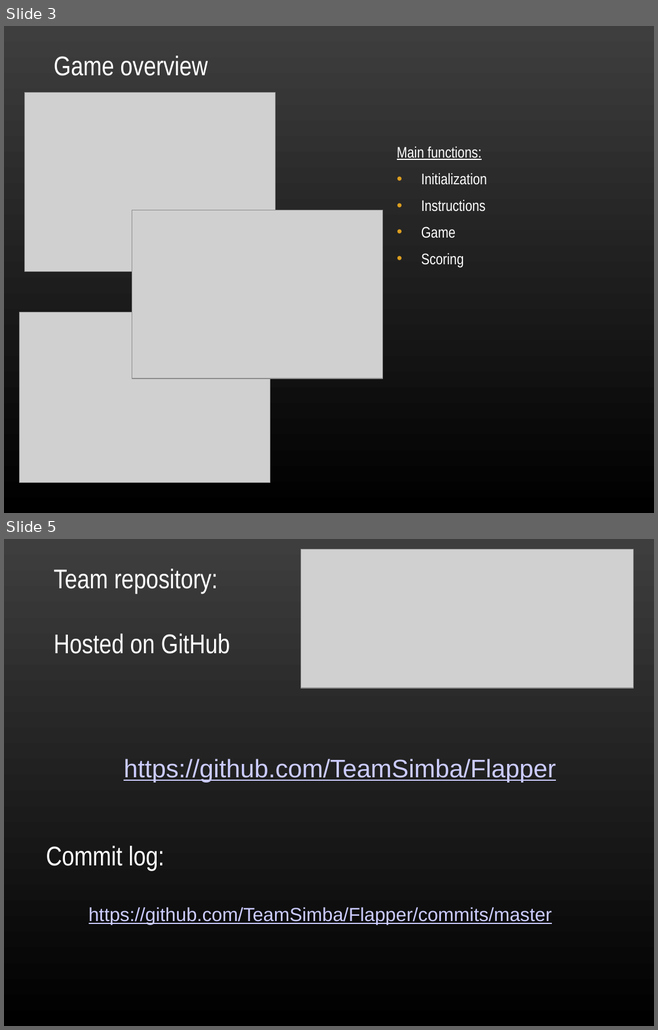
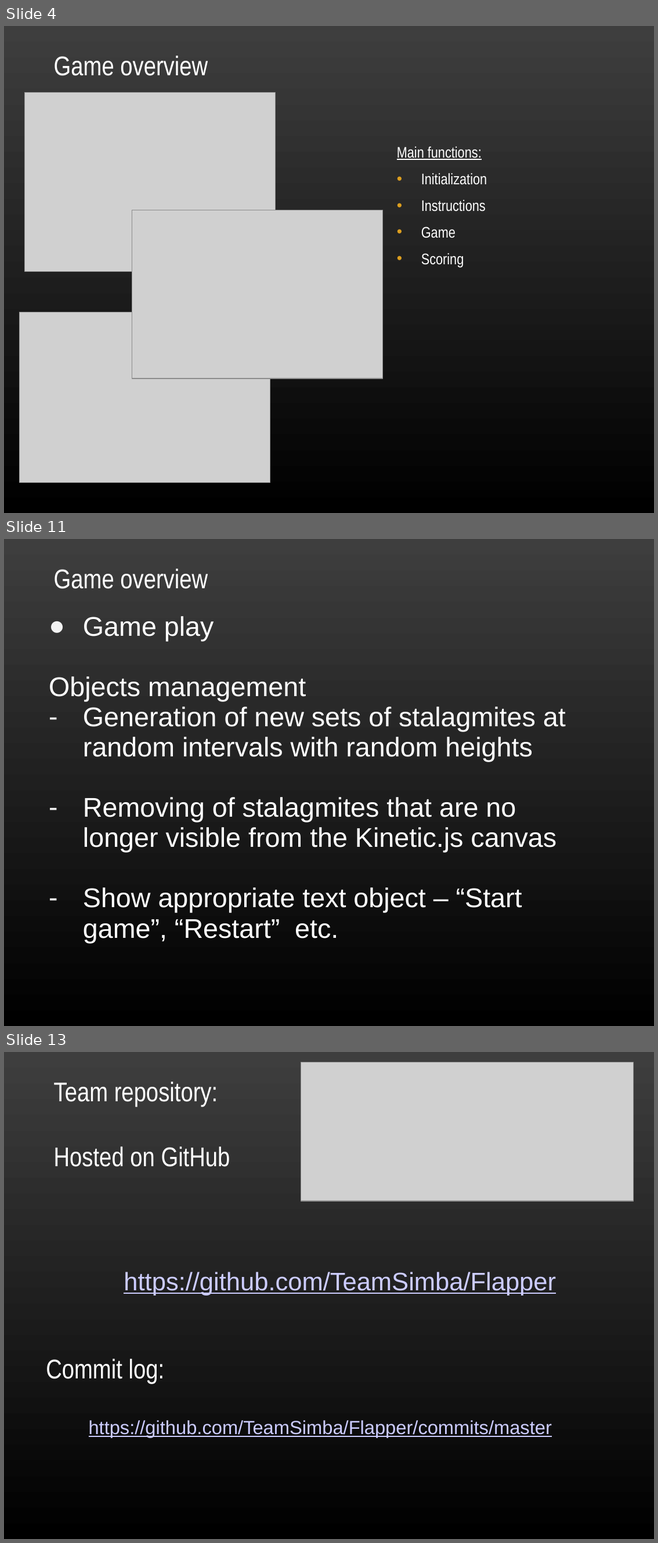
Before and after one commit to TeamSimba/Flapper, a slide deck: Flappy/Documentation/presentation.ppt. Shown one above the other, each under a label of ours: slides 3 and 5 before the commit, slides 4, 11 and 13 after it; the slides between them are not shown. The pictures are 658x1030 and 658x1543 pixels, drawn with LibreOffice and Linux fonts; fonts in the diff are those of the drawing; grey boxes stand for pictures; background and template pictures are left out. Boxes give left, top, right and bottom in pixels: in the first picture for what was removed or moved away, otherwise in the second. Text is boxed around its words. In the diff, an @@ line names an element or a change of style, - is before the commit and + after.

```diff
--- a/Flappy/Documentation/presentation.ppt
+++ b/Flappy/Documentation/presentation.ppt
@@ slide 11 added at box(4, 539, 654, 1026), background picture (left out) @@
@@ text added at box(54, 569, 208, 589), 30 pt, text #FFFFFF @@
+Game overview
@@ text added at box(49, 616, 565, 943), 30 pt, text #FFFFFF @@
+● Game play
+Objects management
+– Generation of new sets of stalagmites at random intervals with random heights
+– Removing of stalagmites that are no longer visible from the Kinetic.js canvas
+– Show appropriate text object – “Start game”, “Restart” etc.
@@ what was slide 3 is now slide 4 @@
@@ what was slide 5 is now slide 13 @@
```
Also in this commit, not shown: 7 other slides added.
